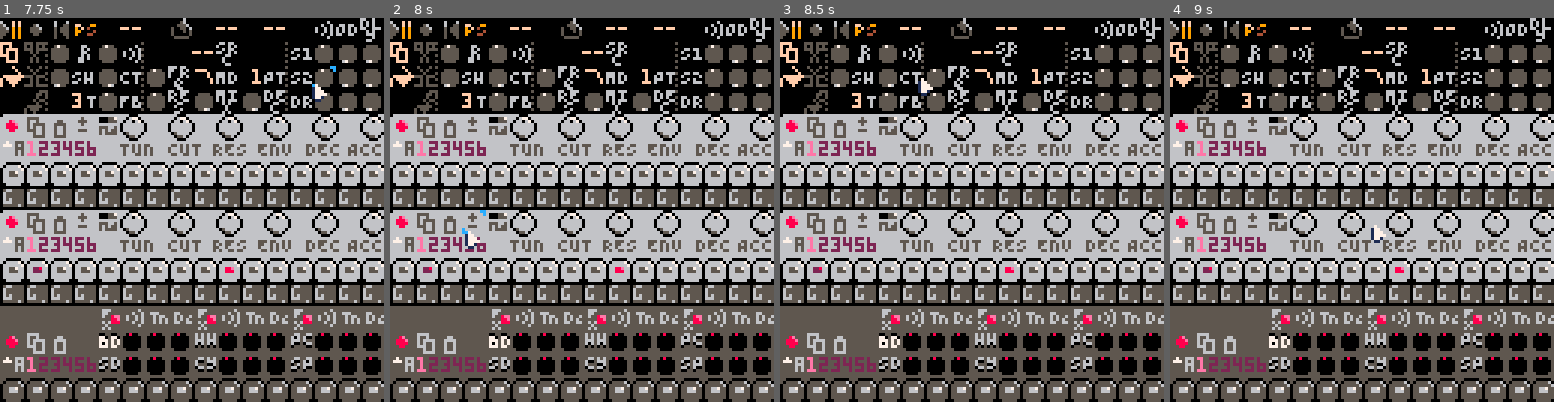
Above: before the commit, frames 1-4 (left to right).
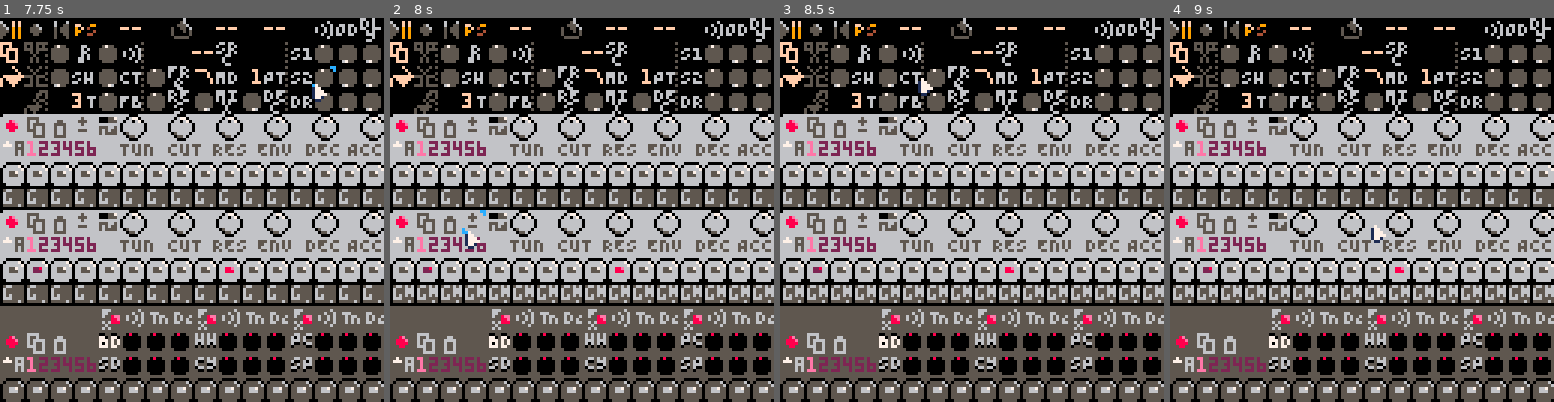
Above: after the commit, the same moments.

Repository: luchak/rp8
Game: PICO-8 cartridge pb-0x.p8
Two runs of this game, one before a commit and one after it. Both use one fixed random seed, a clock stepped at 60 frames per second and the inputs below.
Inputs (mouse positions are in pixels of both pictures, inside the frame that each line leads up to):
- Up to frame 1 (7.75 s): tap X (X key) at 0.33, 0.7, 1.43, 2.58, 3.1, 3.62, 4.13, 4.65, 5.17, 5.68, 6.2, 6.72, 7.23 s; click (157, 121) at 0.67 s; tap O (Z key) at 1.07, 1.8, 2.43, 3.07, 3.7, 4.33, 4.97, 5.6, 6.23, 6.87, 7.5 s; click (218, 267) at 1.22 s; click (280, 114) at 1.77 s; click (46, 259) at 2.32 s; click (107, 106) at 2.87 s; click (172, 256) at 3.42 s; click (234, 102) at 3.97 s; click (295, 248) at 4.52 s; click (61, 94) at 5.07 s; click (122, 244) at 5.62 s; click (184, 90) at 6.17 s; click (249, 236) at 6.72 s; click (311, 83) at 7.27 s
- Up to frame 2 (8 s): tap X (X key) at 7.75 s; click (466, 229) at 7.82 s
- Up to frame 3 (8.5 s): tap O (Z key) at 8.13 s; tap X (X key) at 8.27 s; click (918, 79) at 8.37 s
- Up to frame 4 (9 s): tap O (Z key) at 8.77 s; tap X (X key) at 8.78 s; click (1369, 225) at 8.92 s

Frame 1 is identical in both runs. In frame 2, 1.0% of the frame differs, in the area x 3-100%, y 69-73%; in frame 3, 1.0%; in frame 4, 1.0%.

Commit message:
Scripting updates

Diff:
--- a/pb-0x.p8
+++ b/pb-0x.p8
@@ -1220,28 +1220,28 @@
 function pbl_ui_init(add_to_ui,key,base_idx,yp)
 eval([[(
 (for 1 16
- (fn
+ (fn (i)
   (
-   (let xp (* (+ $1 -1) 8)),
-   ($add_to_ui ($pbl_note_btn_new $xp (+ $yp 24) $key $1)),
-   ($add_to_ui ($step_btn_new $xp (+ $yp 16) $key $1 (' 16 17 33 18 34 32))),
+   (let xp (* (+ $i -1) 8)),
+   ($add_to_ui ($pbl_note_btn_new $xp (+ $yp 24) $key $i)),
+   ($add_to_ui ($step_btn_new $xp (+ $yp 16) $key $i (' 16 17 33 18 34 32))),
   )
  )
 )
+(let tb ($momentary_new 24 $yp 26
+ (fn (state b) ($transpose_pat (@ $state pat_seqs $key) $b))
+ "transpose (drag)"
+))
+(set@ $tb act_on_click false)
+(set@ $tb drag_amt 0.05)
+($add_to_ui $tb)
 ($add_to_ui
  ($momentary_new 8 $yp 28
-  (fn (set copy_buf_pbl ($copy (@ $1 pat_seqs $key))))
+  (fn (state) (set copy_buf_pbl ($copy (@ $state pat_seqs $key))))
   "copy pattern"
  )
 )
 )]],{yp=yp,key=key})
-
- local transpose_btn = momentary_new(24,yp,26,function(state,b)
-  transpose_pat(state.pat_seqs[key],b)
- end,'transpose (drag)')
- transpose_btn.click_act=false
- transpose_btn.drag_amt=0.05
- add_to_ui(transpose_btn)
 
  add_to_ui(
   momentary_new(16,yp,27,function(state,b)
--- a/testscript.p8
+++ b/testscript.p8
@@ -10,11 +10,11 @@
 print(eval('(+,4,6)'))
 print(eval('(+,$var1,$var2)'))
 eval('($print,hello)')
-dbl=eval([[(fn,(*,$1,2))]])
+dbl=eval([[(fn,(x),(*,$x,2))]])
 print(type(dbl))
 print('q'..dbl(dbl(3)))
 print('r'..eval('($dbl,3)'))
-px=eval('(fn,($print,$1))')
+px=eval('(fn,(str),($print,$str))')
 eval[[($foreach (' q r x) $print)]]
 --foreach(parse('(q,r,x)'), print)
 tbl={a=5,b=7}
@@ -31,7 +31,7 @@
 eval('($print (+ 4 5))')
 
 
-eval('(for 71 73 (fn ($print (* 0.5 $1))))')
+eval('(for 71 73 (fn (x) ($print (* 0.5 $x))))')
 end
 
 __gfx__
--- a/utils.lua
+++ b/utils.lua
@@ -206,9 +206,12 @@
   elseif cmd=='let' then
    locals[a1]=a2
   elseif cmd=='fn' then
-   local new_scope=copy(locals)
    return function(...)
-    return _eval_scope(a1,merge(new_scope,{...}))
+    local args,new_locals={...},copy(locals)
+    for i,v in ipairs(a1) do
+     new_locals[v]=args[i]
+    end
+    return _eval_scope(a2,new_locals)
    end
   end
  end
